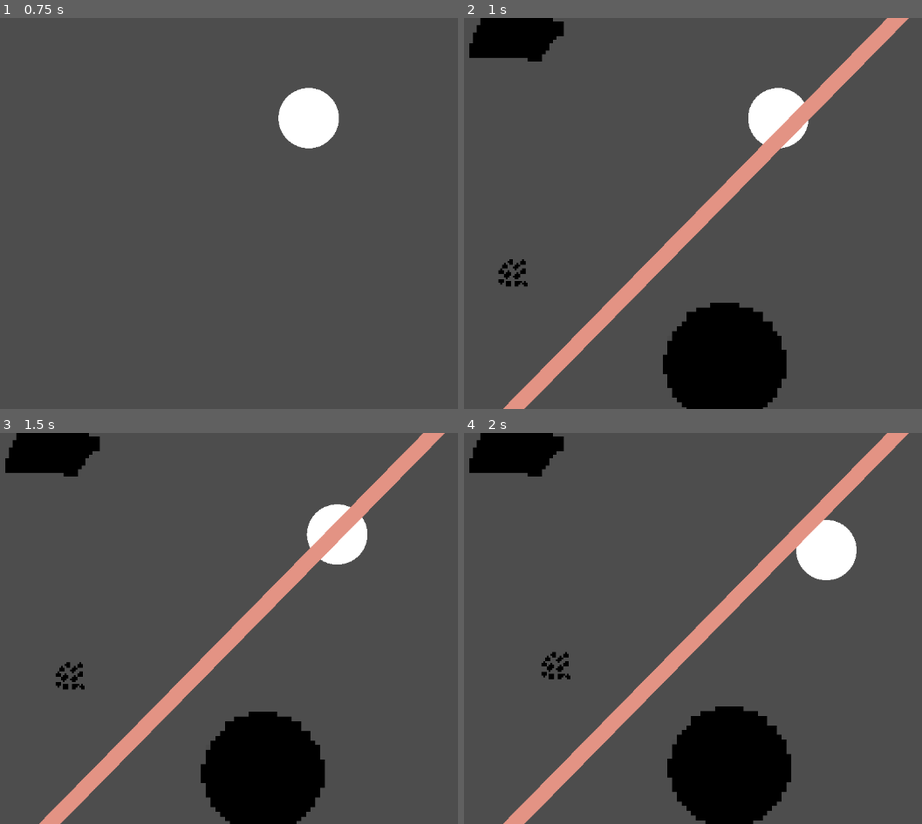
Above: before the commit, frames 1-4 (two rows, left to right).
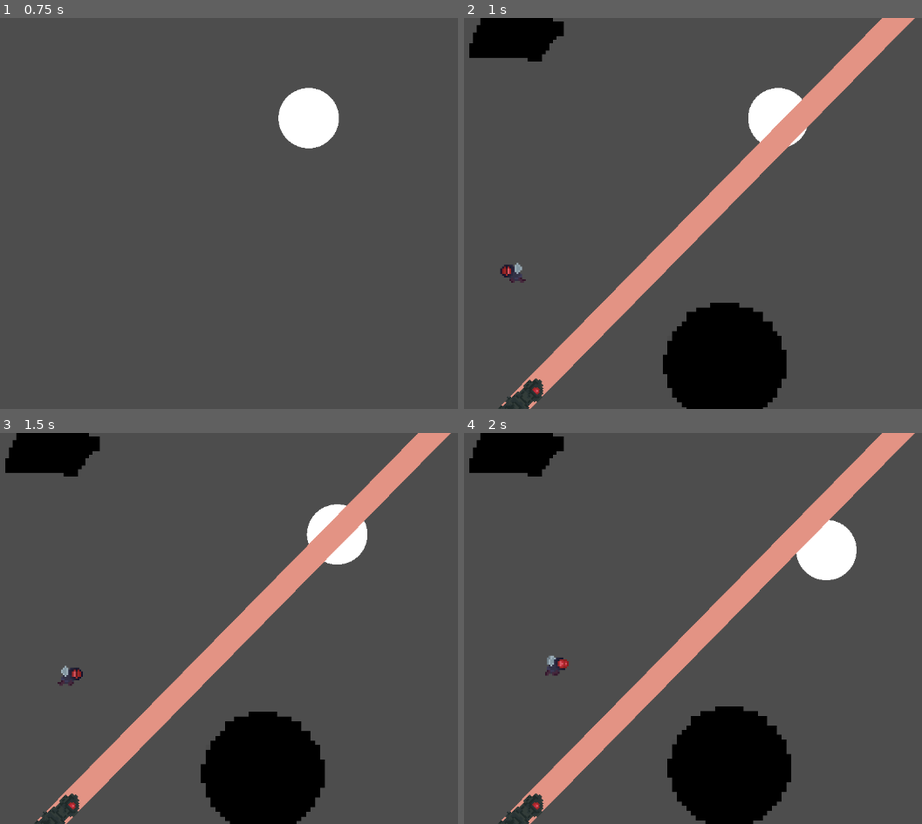
Above: after the commit, the same moments.

Repository: christianmz565/UnityHatersJam
Game: Godot game, scene res://Scenes/Spawnables/Test.tscn
Same seed, same stepped clock (60 frames per second), same inputs: the game is played once before the commit and once after it. This scene is started directly instead of the project's main scene.
Inputs:
- Up to frame 1 (0.75 s): tap Enter at 0.5 s; hold Right (ui_right) from 0.53 s (still down)
- Up to frame 2 (1 s): keep holding Right (ui_right)
- Up to frame 3 (1.5 s): release Right (ui_right) at 1.28 s; hold Down (ui_down) from 1.28 s (still down)
- Up to frame 4 (2 s): keep holding Down (ui_down)

Frame 1 is identical in both runs. In frame 2, 3.2% of the frame differs, in the area x 7-99%, y 0-100%; in frame 3, 3.2%; in frame 4, 3.2%.

Commit message:
finish creatures, add done sprites

Diff:
--- a/proyecto/Scenes/Spawnables/Flies.tscn
+++ /dev/null
@@ -1,24 +0,0 @@
-[gd_scene load_steps=5 format=3 uid="uid://b4fhsh1iuoljh"]
-
-[ext_resource type="Script" path="res://Scenes/Spawnables/flies.gd" id="1_sc3gq"]
-[ext_resource type="Texture2D" uid="uid://du0iy5muuwtcn" path="res://Resources/cricro_atlas.png" id="2_kkhi4"]
-
-[sub_resource type="AtlasTexture" id="AtlasTexture_itu5y"]
-atlas = ExtResource("2_kkhi4")
-region = Rect2(16, 32, 16, 16)
-
-[sub_resource type="CircleShape2D" id="CircleShape2D_yrvey"]
-radius = 8.0
-
-[node name="Flies" type="Node2D"]
-scale = Vector2(3, 3)
-script = ExtResource("1_sc3gq")
-speed = 80.0
-
-[node name="Sprite2D" type="Sprite2D" parent="."]
-texture = SubResource("AtlasTexture_itu5y")
-
-[node name="Area2D" type="Area2D" parent="."]
-
-[node name="CollisionShape2D" type="CollisionShape2D" parent="Area2D"]
-shape = SubResource("CircleShape2D_yrvey")
--- /dev/null
+++ b/proyecto/Scenes/Spawnables/Fly.tscn
@@ -0,0 +1,65 @@
+[gd_scene load_steps=9 format=3 uid="uid://b4fhsh1iuoljh"]
+
+[ext_resource type="Script" path="res://Scenes/Spawnables/fly.gd" id="1_byg7t"]
+[ext_resource type="Texture2D" uid="uid://bgub22soh6aui" path="res://Resources/Spawnables/fly.png" id="2_dw4ok"]
+
+[sub_resource type="CircleShape2D" id="CircleShape2D_yrvey"]
+radius = 8.0
+
+[sub_resource type="AtlasTexture" id="AtlasTexture_ry171"]
+atlas = ExtResource("2_dw4ok")
+region = Rect2(0, 0, 16, 16)
+
+[sub_resource type="AtlasTexture" id="AtlasTexture_l8h03"]
+atlas = ExtResource("2_dw4ok")
+region = Rect2(16, 0, 16, 16)
+
+[sub_resource type="AtlasTexture" id="AtlasTexture_truan"]
+atlas = ExtResource("2_dw4ok")
+region = Rect2(32, 0, 16, 16)
+
+[sub_resource type="AtlasTexture" id="AtlasTexture_aaqlj"]
+atlas = ExtResource("2_dw4ok")
+region = Rect2(48, 0, 16, 16)
+
+[sub_resource type="SpriteFrames" id="SpriteFrames_aub32"]
+animations = [{
+"frames": [{
+"duration": 1.0,
+"texture": SubResource("AtlasTexture_ry171")
+}, {
+"duration": 1.0,
+"texture": SubResource("AtlasTexture_l8h03")
+}, {
+"duration": 1.0,
+"texture": SubResource("AtlasTexture_truan")
+}, {
+"duration": 1.0,
+"texture": SubResource("AtlasTexture_aaqlj")
+}, {
+"duration": 1.0,
+"texture": SubResource("AtlasTexture_truan")
+}, {
+"duration": 1.0,
+"texture": SubResource("AtlasTexture_l8h03")
+}],
+"loop": true,
+"name": &"default",
+"speed": 5.0
+}]
+
+[node name="Fly" type="Node2D"]
+scale = Vector2(3, 3)
+script = ExtResource("1_byg7t")
+speed = 80.0
+
+[node name="Area2D" type="Area2D" parent="."]
+
+[node name="CollisionShape2D" type="CollisionShape2D" parent="Area2D"]
+shape = SubResource("CircleShape2D_yrvey")
+
+[node name="Sprite" type="AnimatedSprite2D" parent="."]
+sprite_frames = SubResource("SpriteFrames_aub32")
+autoplay = "default"
+frame = 2
+frame_progress = 0.30869
--- a/proyecto/Scenes/Spawnables/Serpent.tscn
+++ b/proyecto/Scenes/Spawnables/Serpent.tscn
@@ -1,21 +1,19 @@
-[gd_scene load_steps=6 format=3 uid="uid://cuexp1jksyykc"]
+[gd_scene load_steps=7 format=3 uid="uid://cuexp1jksyykc"]
 
 [ext_resource type="Script" path="res://Scenes/Spawnables/serpent.gd" id="1_3os22"]
-[ext_resource type="Texture2D" uid="uid://du0iy5muuwtcn" path="res://Resources/cricro_atlas.png" id="2_vlbmw"]
+[ext_resource type="Texture2D" uid="uid://ds18tgpk0oupf" path="res://Resources/Spawnables/serpent_head.png" id="4_ydve7"]
+[ext_resource type="Texture2D" uid="uid://crm7ug6p6vfrw" path="res://Resources/Spawnables/serpent_body.png" id="5_8oa80"]
+[ext_resource type="Texture2D" uid="uid://djxjdn0otlb15" path="res://Resources/Spawnables/serpent_tail.png" id="6_pt7hc"]
 
 [sub_resource type="RectangleShape2D" id="RectangleShape2D_o6q36"]
 size = Vector2(11, 81)
 
-[sub_resource type="AtlasTexture" id="AtlasTexture_ppuf4"]
-atlas = ExtResource("2_vlbmw")
-region = Rect2(0, 0, 16, 48)
-
 [sub_resource type="QuadMesh" id="QuadMesh_ibcfs"]
 
 [node name="Serpent" type="Node2D"]
-scale = Vector2(2, 2)
+scale = Vector2(3, 3)
 script = ExtResource("1_3os22")
-speed = 3000.0
+speed = 1500.0
 attack_time = 2.0
 
 [node name="AttackTimer" type="Timer" parent="."]
@@ -27,13 +25,32 @@
 position = Vector2(0, 1)
 shape = SubResource("RectangleShape2D_o6q36")
 
-[node name="Sprite2D" type="Sprite2D" parent="."]
-texture = SubResource("AtlasTexture_ppuf4")
-
 [node name="WarningSprite" type="MeshInstance2D" parent="."]
 modulate = Color(0.889975, 0.575736, 0.517946, 1)
 position = Vector2(-0.375, 320.625)
 scale = Vector2(12.75, 580.75)
 mesh = SubResource("QuadMesh_ibcfs")
 
+[node name="Sprite" type="Node2D" parent="."]
+
+[node name="Head" type="Sprite2D" parent="Sprite"]
+position = Vector2(0, 16)
+rotation = -1.5708
+texture = ExtResource("4_ydve7")
+region_rect = Rect2(0, 0, 16, 16)
+
+[node name="Body" type="Sprite2D" parent="Sprite"]
+texture_repeat = 2
+position = Vector2(0, -24)
+rotation = -1.5708
+texture = ExtResource("5_8oa80")
+region_enabled = true
+region_rect = Rect2(16, 0, 64, 16)
+
+[node name="Tail" type="Sprite2D" parent="Sprite"]
+position = Vector2(0, -64)
+rotation = -1.5708
+texture = ExtResource("6_pt7hc")
+region_rect = Rect2(32, 0, 16, 16)
+
 [connection signal="timeout" from="AttackTimer" to="." method="_on_attack_timer_timeout"]
--- a/proyecto/Scenes/Spawnables/flies.gd
+++ b/proyecto/Scenes/Spawnables/fly.gd
@@ -1,20 +1,21 @@
 extends Spawnable
-class_name Flies
+class_name Fly
 
-static var pre := preload("res://Scenes/Spawnables/Flies.tscn");
+static var pre := preload("res://Scenes/Spawnables/Fly.tscn");
 var initial_pos: Vector2;
 @export var speed: float;
 var velocity: Vector2;
 var dir: Vector2;
 
 static func _spawn(pos: Vector2):
-	var instance = pre.instantiate() as Flies;
+	var instance = pre.instantiate() as Fly;
 	instance.initial_pos = pos;
 	return instance;
 
+func _process(_delta: float) -> void:
+	$Sprite.flip_h = global_position.x < TestShip.Instance.global_position.x;
+
 func _physics_process(delta: float) -> void:
-	if (not TestShip.Instance):
-		return;
 	dir = global_position.direction_to(TestShip.Instance.global_position);
 	velocity = dir * speed;
 	position += velocity * delta;
--- a/proyecto/Scenes/Spawnables/test.gd
+++ b/proyecto/Scenes/Spawnables/test.gd
@@ -5,7 +5,7 @@
 	await get_tree().create_timer(1.0).timeout;
 	var spider_web = SpiderWeb._spawn(Vector2(250, 250));
 	var serpent = Serpent._spawn(Vector2(-100, 0));
-	var flies = Flies._spawn(Vector2(-100, 100));
+	var flies = Fly._spawn(Vector2(-100, 100));
 	var collapsed = CollapsedBuilding._spawn(Vector2(-100, 0));
 	add_child(spider_web);
 	add_child(serpent);
--- a/proyecto/Scenes/Spawnables/test_ship.gd
+++ b/proyecto/Scenes/Spawnables/test_ship.gd
@@ -4,14 +4,12 @@
 static var Instance: TestShip;
 @export var speed: float;
 
-
 func _ready() -> void:
 	Instance = self;
 
 func destroy():
 	print("destroyed");
-	Instance = null;
-	queue_free();
+	visible = false;
 
 func _physics_process(_delta: float) -> void:
 	var dir = Input.get_vector("ui_left", "ui_right", "ui_up", "ui_down");
Binary file added: proyecto/Resources/Spawnables/fly.png
Not shown, added: proyecto/Resources/Spawnables/fly.png.import
Binary file added: proyecto/Resources/Spawnables/serpent_body.png
Not shown, added: proyecto/Resources/Spawnables/serpent_body.png.import
Binary file added: proyecto/Resources/Spawnables/serpent_head.png
Not shown, added: proyecto/Resources/Spawnables/serpent_head.png.import
Binary file added: proyecto/Resources/Spawnables/serpent_tail.png
Not shown, added: proyecto/Resources/Spawnables/serpent_tail.png.import
